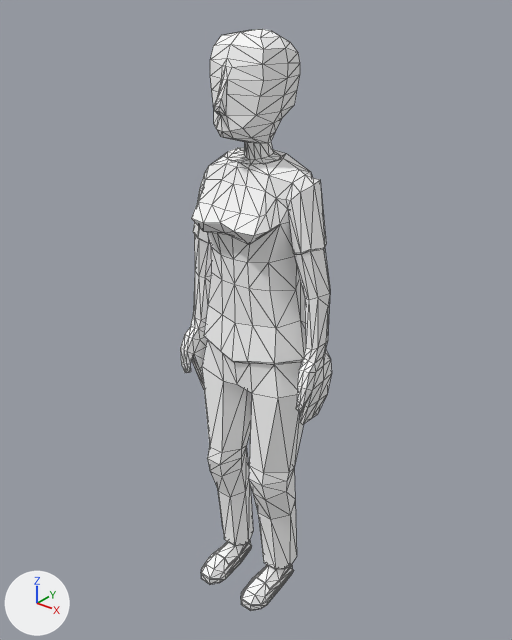
Renders of the glTF model frontend/assets/models3d/packs/quaternius-fbx/female_standing.glb from each side of a commit.
The view is the same before and after, from a camera (50 mm lens) standing at (1.238, -1.531, 1.97) and looking at (-0.021, 0.044, 0.994). Every picture has the same lights, and +X, +Y and +Z are marked at lower left. The first picture is the older version. Mesh edges are drawn as thin lines. Where no turn or scale is listed for an object, it has been applied to the vertices.

Objects in the first picture: 'Female_Standing'.
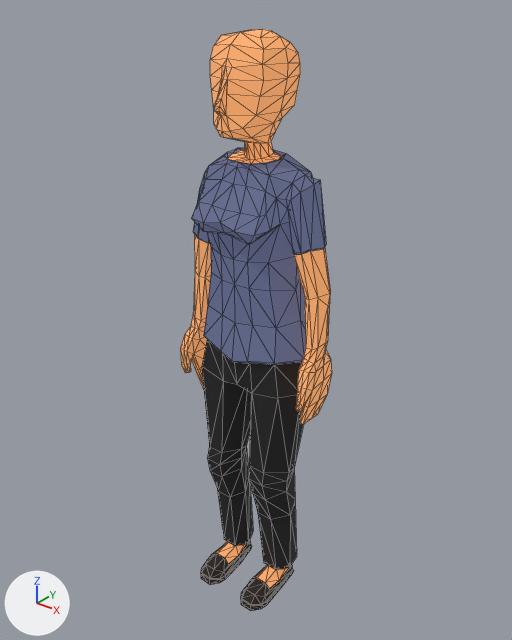
Changed parts and their boxes [x1, y1, x2, y2] in the pictures (512 x 640 px):
'Female_Standing', recoloured, surface changed (darker): [180, 29, 332, 611] in both

Patch to the scene script:
```diff
--- a/frontend/assets/models3d/packs/quaternius-fbx/female_standing.glb.py
+++ b/frontend/assets/models3d/packs/quaternius-fbx/female_standing.glb.py
@@ mat_material_0 @@
 mat_material_0 = principled_material('Material_0')
-mat_material_0.base_color = (1.0, 1.0, 1.0)  # white #ffffff
+mat_material_0.base_color = (0.515, 0.217, 0.0804)  # orange #be8050
 mat_material_0.roughness = 0.85
+mat_material_0.emission_color = (0.515, 0.217, 0.0804)  # orange #be8050
+mat_material_0.emission_strength = 1.0
@@ mat_material_1 @@
 mat_material_1 = principled_material('Material_1')
-mat_material_1.base_color = (1.0, 1.0, 1.0)  # white #ffffff
+mat_material_1.base_color = (0.0608, 0.0713, 0.134)  # dark blue #464b66
 mat_material_1.roughness = 0.85
+mat_material_1.emission_color = (0.0608, 0.0713, 0.134)  # dark blue #464b66
+mat_material_1.emission_strength = 1.0
@@ mat_material_2 @@
 mat_material_2 = principled_material('Material_2')
-mat_material_2.base_color = (1.0, 1.0, 1.0)  # white #ffffff
+mat_material_2.base_color = (0.00497, 0.00461, 0.00477)  # black #0f0f0f
 mat_material_2.roughness = 0.85
+mat_material_2.emission_color = (0.00497, 0.00461, 0.00477)  # black #0f0f0f
+mat_material_2.emission_strength = 1.0
@@ mat_material_3 @@
 mat_material_3 = principled_material('Material_3')
-mat_material_3.base_color = (1.0, 1.0, 1.0)  # white #ffffff
+mat_material_3.base_color = (0.00866, 0.00438, 0.00219)  # black #170e07
 mat_material_3.roughness = 0.85
+mat_material_3.emission_strength = 1.0
```
